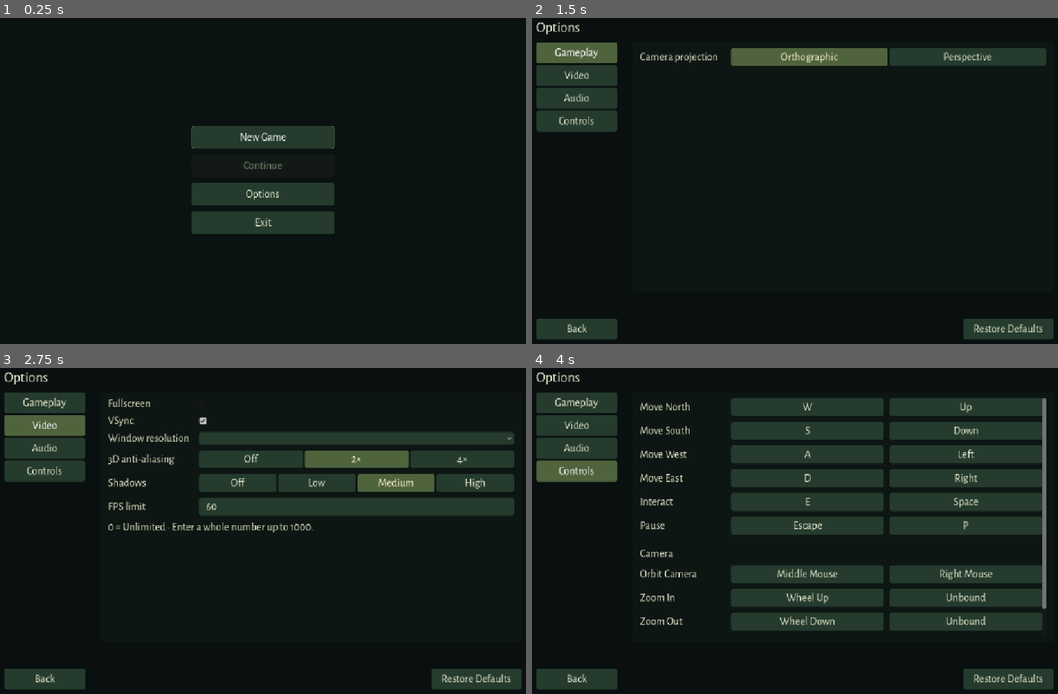
Above: before the commit, frames 1-4 (two rows, left to right).
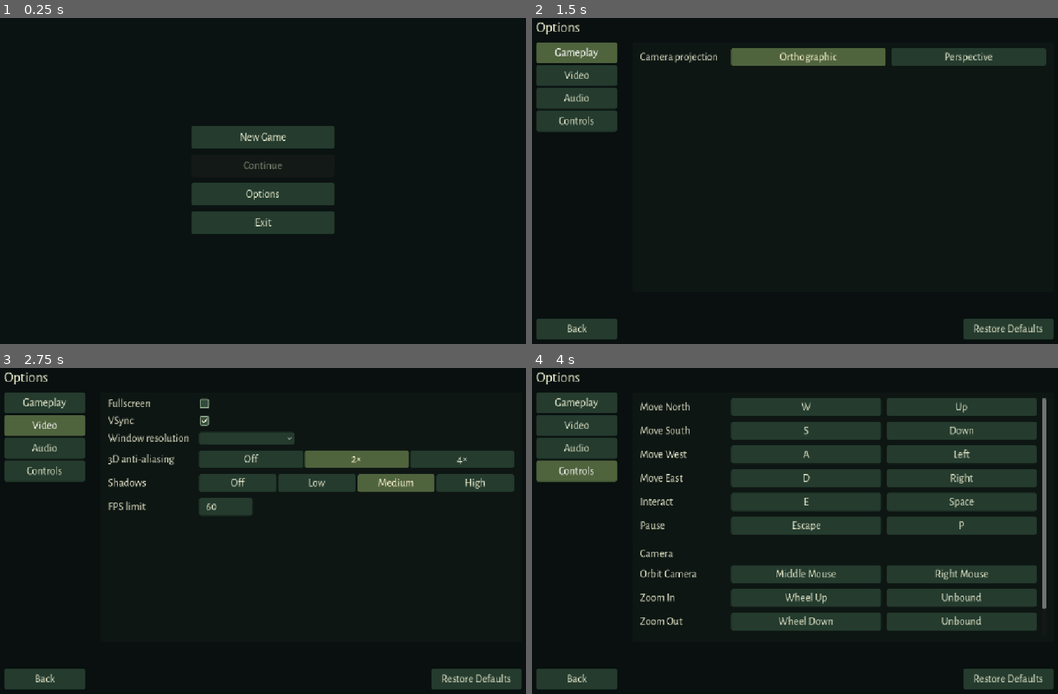
Above: after the commit, the same moments.

Repository: emir-masinovic/gameup-2026-nihilists
Game: Godot game, scene res://features/menus/main_menu.tscn
The game is run twice, just before and just after one commit, with the same random seed, the same clock (stepped at 60 frames per second) and the same inputs.
Inputs:
- Up to frame 1 (0.25 s): no input
- Up to frame 2 (1.5 s): click "Options" at 0.5 s; click "Gameplay" at 1.25 s
- Up to frame 3 (2.75 s): click "Video" at 2 s
- Up to frame 4 (4 s): click "Audio" at 2.75 s; click "Controls" at 3.5 s

The runs differ from the first frame. In frame 1, less than 0.1% of the frame differs, in the area x 36-64%, y 33-41%; in frame 2, 0.3%; in frame 3, 4.6%, in the area x 20-98%, y 9-51%; in frame 4, 2.5%.

Commit message:
fix: polish video settings and menu spacing

Diff:
--- /dev/null
+++ b/features/menus/icons/checkbox_checked.svg
@@ -0,0 +1 @@
+<svg xmlns="http://www.w3.org/2000/svg" width="22" height="22" viewBox="0 0 22 22"><rect x="2" y="2" width="18" height="18" rx="3" fill="#334b3c" stroke="#adc7a6" stroke-width="1.5"/><path d="M6 11l3.5 4L16 7" fill="none" stroke="#f1edcc" stroke-width="2.5" stroke-linecap="round" stroke-linejoin="round"/></svg>
--- /dev/null
+++ b/features/menus/icons/checkbox_unchecked.svg
@@ -0,0 +1 @@
+<svg xmlns="http://www.w3.org/2000/svg" width="22" height="22" viewBox="0 0 22 22"><rect x="2" y="2" width="18" height="18" rx="3" fill="#334b3c" stroke="#adc7a6" stroke-width="1.5"/></svg>
--- a/features/menus/main_menu.gd
+++ b/features/menus/main_menu.gd
@@ -7,7 +7,6 @@
 	$Panel/Rows/Options.pressed.connect(open_options)
 	$Panel/Rows/Exit.pressed.connect(func(): get_tree().quit())
 	$Panel/Rows/Exit.visible = not OS.has_feature("web")
-	$Panel/Rows/NewGame.grab_focus()
 
 func open_options():
 	if is_instance_valid(options):
@@ -16,3 +15,9 @@
 	add_child(options)
 	$Panel.hide()
 	options.closed.connect(func(): options.queue_free(); $Panel.show(); $Panel/Rows/Options.grab_focus())
+
+func _unhandled_key_input(event):
+	if not is_instance_valid(options) and get_viewport().gui_get_focus_owner() == null:
+		if event.is_action_pressed("ui_down") or event.is_action_pressed("ui_up") or event.is_action_pressed("ui_left") or event.is_action_pressed("ui_right"):
+			$Panel/Rows/NewGame.grab_focus()
+			get_viewport().set_input_as_handled()
--- a/features/menus/options_menu.gd
+++ b/features/menus/options_menu.gd
@@ -5,7 +5,7 @@
 var category = "Gameplay"
 var category_buttons = {}
 var category_group = ButtonGroup.new()
-@onready var content = $Margin/Rows/Columns/ContentPanel/ContentMargin/Scroll/Content
+@onready var content = $Margin/Rows/Columns/ContentPanel/ContentMargin/Scroll/ContentPadding/Content
 @onready var status = $Margin/Rows/Status
 @onready var back_button = $Margin/Rows/Footer/Back
 @onready var defaults_button = $Margin/Rows/Footer/Defaults
@@ -72,6 +72,9 @@
 	row.add_child(caption)
 	control.name = control_name
 	control.size_flags_horizontal = Control.SIZE_SHRINK_BEGIN if control is CheckBox else Control.SIZE_EXPAND_FILL
+	if control_name in ["Resolution", "FPSLimit"]:
+		control.size_flags_horizontal = Control.SIZE_SHRINK_BEGIN
+		control.custom_minimum_size.x = 200 if control_name == "Resolution" else 110
 	row.add_child(control)
 	content.add_child(row)
 	return row
@@ -133,6 +136,7 @@
 
 func show_category(title: String):
 	category = title
+	content.get_parent().add_theme_constant_override("margin_right", 12 if title == "Controls" else 0)
 	for name in category_buttons:
 		category_buttons[name].set_pressed_no_signal(name == title)
 	defaults_button.disabled = false
@@ -144,7 +148,9 @@
 	match title:
 		"Gameplay":
 			var modes = ["Orthographic", "Perspective"]
-			setting_row("Camera projection", segmented_control(modes, modes.find(SettingsManager.camera_projection), func(index): SettingsManager.camera_projection = modes[index]; persist()), "CameraProjection")
+			var projection = segmented_control(modes, modes.find(SettingsManager.camera_projection), func(index): SettingsManager.camera_projection = modes[index]; persist())
+			projection.add_theme_constant_override("separation", 12)
+			setting_row("Camera projection", projection, "CameraProjection")
 		"Video":
 			var supported = SettingsManager.desktop_display_supported()
 			var full = compact_checkbox()
@@ -175,11 +181,10 @@
 			var fps = LineEdit.new()
 			fps.text = str(SettingsManager.fps_limit)
 			fps.placeholder_text = "0 = Unlimited"
-			fps.tooltip_text = "Whole number from 0 to 1000. 0 = Unlimited. Press Enter to save."
+			fps.tooltip_text = "0 = Unlimited"
 			fps.text_submitted.connect(func(_text): commit_fps(fps))
 			fps.focus_exited.connect(func(): commit_fps(fps))
 			setting_row("FPS limit", fps, "FPSLimit")
-			label("0 = Unlimited · Enter a whole number up to 1000.")
 			if not supported:
 				label("Window mode and VSync are controlled by the browser or display backend.")
 		"Audio":
@@ -217,6 +222,8 @@
 
 func compact_checkbox() -> CheckBox:
 	var checkbox = CheckBox.new()
+	checkbox.add_theme_icon_override("checked", load("res://features/menus/icons/checkbox_checked.svg"))
+	checkbox.add_theme_icon_override("unchecked", load("res://features/menus/icons/checkbox_unchecked.svg"))
 	for style in ["normal", "hover", "pressed", "hover_pressed", "disabled"]:
 		checkbox.add_theme_stylebox_override(style, StyleBoxEmpty.new())
 	return checkbox
--- a/features/menus/options_menu.tscn
+++ b/features/menus/options_menu.tscn
@@ -60,7 +60,11 @@
 layout_mode = 2
 size_flags_horizontal = 3
 
-[node name="Content" type="VBoxContainer" parent="Margin/Rows/Columns/ContentPanel/ContentMargin/Scroll"]
+[node name="ContentPadding" type="MarginContainer" parent="Margin/Rows/Columns/ContentPanel/ContentMargin/Scroll"]
+layout_mode = 2
+size_flags_horizontal = 3
+
+[node name="Content" type="VBoxContainer" parent="Margin/Rows/Columns/ContentPanel/ContentMargin/Scroll/ContentPadding"]
 layout_mode = 2
 size_flags_horizontal = 3
 theme_override_constants/separation = 12
--- a/tests/settings_layout_test.gd
+++ b/tests/settings_layout_test.gd
@@ -17,6 +17,7 @@
 	menu.set_anchors_and_offsets_preset(Control.PRESET_FULL_RECT)
 	await process_frame
 	var projection = menu.content.get_node("CameraProjectionRow/CameraProjection")
+	check(projection.get_theme_constant("separation") == 12, "Projection spacing")
 	check(projection.get_child_count() == 2, "Projection has two segments")
 	projection.get_node("Perspective").button_pressed = true
 	projection.get_node("Perspective").pressed.emit()
@@ -26,6 +27,30 @@
 	menu.show_category("Video")
 	await process_frame
 	await process_frame
+	var resolution = menu.content.get_node("ResolutionRow/Resolution")
+	var cap_input = menu.content.get_node("FPSLimitRow/FPSLimit")
+	check(resolution.size.x >= 180 and resolution.size.x <= 220, "Resolution compact width")
+	check(cap_input.size.x >= 100 and cap_input.size.x <= 120, "FPS compact width")
+	check(cap_input.tooltip_text == "0 = Unlimited", "Exact FPS tooltip")
+	for child in menu.content.get_children():
+		check(not (child is Label and child.text.begins_with("0 = Unlimited")), "No permanent FPS helper")
+	for name in ["Fullscreen", "VSync"]:
+		var checkbox = menu.content.get_node(name + "Row/" + name)
+		check(checkbox.get_theme_icon("unchecked").resource_path.ends_with("checkbox_unchecked.svg"), "Visible unchecked icon")
+		check(checkbox.get_theme_icon("checked").resource_path.ends_with("checkbox_checked.svg"), "Visible checked icon")
+	if DisplayServer.get_name() != "headless":
+		var sync = menu.content.get_node("VSyncRow/VSync")
+		var was_enabled = sync.button_pressed
+		var mouse = InputEventMouseButton.new()
+		mouse.button_index = MOUSE_BUTTON_LEFT
+		mouse.position = sync.get_global_rect().get_center()
+		mouse.pressed = true
+		Input.parse_input_event(mouse)
+		await process_frame
+		mouse.pressed = false
+		Input.parse_input_event(mouse)
+		await process_frame
+		check(sync.button_pressed != was_enabled and settings.vsync == sync.button_pressed, "Mouse checkbox click applies setting")
 	var x = menu.content.get_node("ResolutionRow/Resolution").global_position.x
 	for name in ["Fullscreen", "VSync", "Resolution", "MSAA", "Shadows", "FPSLimit"]:
 		var control = menu.content.get_node(name + "Row/" + name)
@@ -65,6 +90,7 @@
 	menu.restore_category()
 	check(settings.fps_limit == 60 and settings.msaa_3d == 1 and settings.shadow_quality == 2, "Video defaults restored")
 	menu.show_category("Controls")
+	check(menu.content.get_parent().get_theme_constant("margin_right") == 12, "Controls scrollbar padding")
 	await process_frame
 	await process_frame
 	var primary_x = menu.content.get_node("Bindingmove_north/Primary").global_position.x
@@ -78,5 +104,26 @@
 	check(menu.content.get_node("MouseSensitivity").get_index() > menu.content.get_node("Bindingcamera_zoom_out").get_index(), "Sensitivity follows bindings")
 	menu.queue_free()
 	DirAccess.remove_absolute(settings.storage_path)
+	menu.queue_free()
+	await process_frame
+	var flow = root.get_node("SceneFlow")
+	flow.main_menu()
+	await process_frame
+	await process_frame
+	check(root.gui_get_focus_owner() == null, "Main menu initially unfocused")
+	var key = InputEventKey.new()
+	key.keycode = KEY_TAB
+	key.physical_keycode = KEY_TAB
+	key.pressed = true
+	Input.parse_input_event(key)
+	await process_frame
+	await process_frame
+	check(root.gui_get_focus_owner() != null, "Tab enters visible keyboard focus")
+	root.gui_release_focus()
+	key.keycode = KEY_DOWN
+	key.physical_keycode = KEY_DOWN
+	Input.parse_input_event(key)
+	await process_frame
+	check(root.gui_get_focus_owner() != null, "Arrow enters keyboard focus")
 	print("SETTINGS LAYOUT: ", checks, " checks, ", failures, " failures")
 	quit(0 if failures == 0 else 1)
Not shown, added: features/menus/icons/checkbox_checked.svg.import
Not shown, added: features/menus/icons/checkbox_unchecked.svg.import
